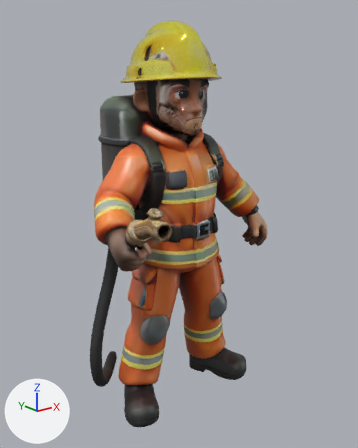
One commit to the glTF model assets/models/characters/pemadam-karhutla.glb: the scene before it, then after it.
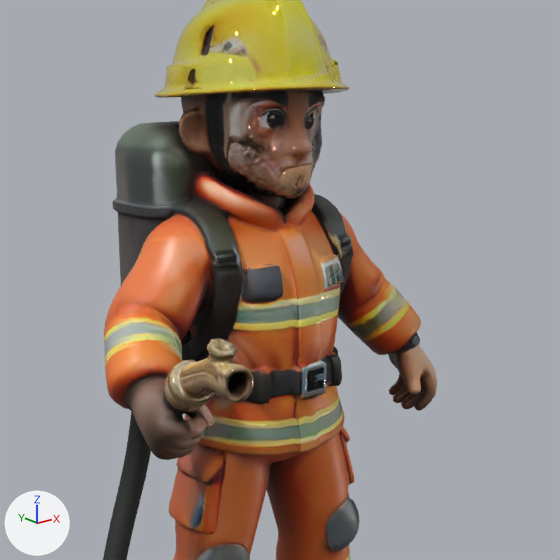
Each version is shown whole from a camera (50 mm lens) standing at (-1.369, -1.691, 1.566) and looking at (-0.009, 0.009, 0.886), then close up on the part from 11% to 93% of the width and 7% to 72% of the height. Arrows for +X, +Y and +Z are at lower left; the lights stay in place. The first two pictures are the older version. Vertices at exactly the same position are counted once.

Objects in the first close-up: 'Body'.
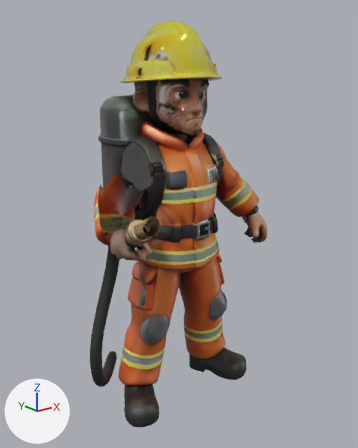
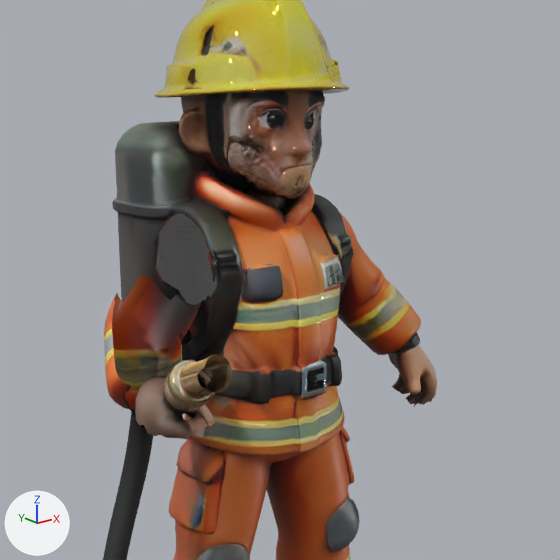
Pixel boxes (x1, y1, x2, y2) of what changed, in the close-ups (560 x 560 px):
part 1 of me_model, cut back
    before: (112, 214, 254, 460)
    after: (125, 355, 228, 430)
part 2 of me_model, deleted
    before: (389, 387, 430, 411)

Edits to the bpy script that builds the scene:
```text
Change me_model:
    used by ob_body; location = (0.0, 0.0, 0.0)
    remove me_model.from_pydata(...)  # 11993 vertices, 24000 faces; spans x -0.5..0.5, y -0.41..0.41, z 0.0..1.76
    add me_model.from_pydata(...)  # 11171 vertices, 22065 faces; spans x -0.5..0.5, y -0.34..0.41, z 0.0..1.76
    me_model part 1: 4 vertices moved within x -0.43..-0.35, y -0.33..-0.05, z 0.84..1.07; 669 vertices removed from x -0.45..-0.17, y -0.41..0.19, z 0.8..1.26
    me_model part 2: 111 vertices removed from x 0.41..0.48, y -0.11..0.03, z 0.7..0.75
    other edits to the shape of me_model do not show in these pictures
```
